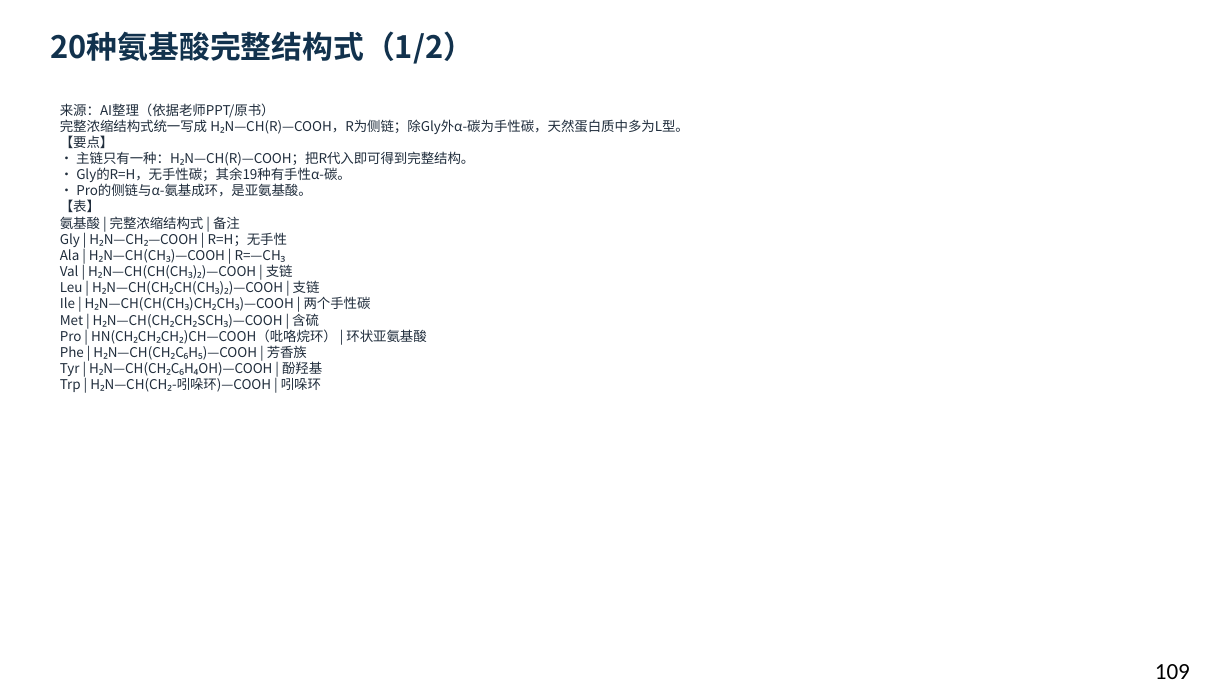
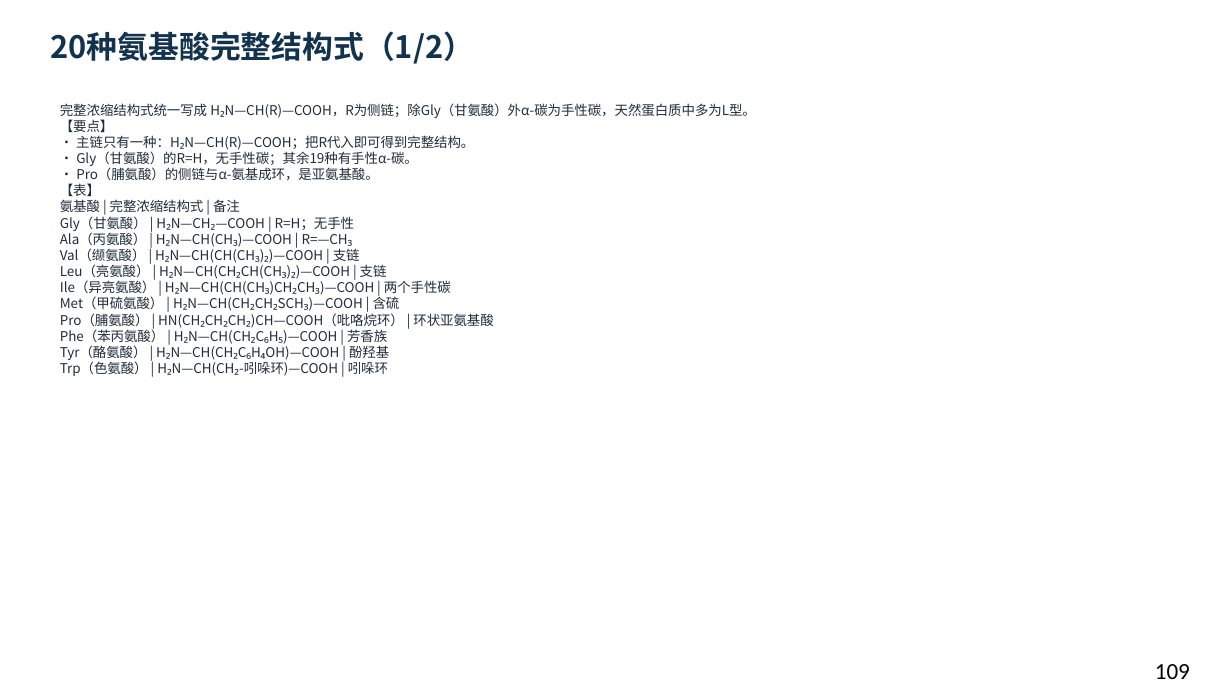
Before and after one commit to newkan-li/Biochemistry, a slide deck: slide 109 of downloads/bc02-ai-style.pptx. Drawn at 1232x693 pixels with LibreOffice and Linux fonts; fonts in the diff are those of the drawing. Boxes give left, top, right and bottom in pixels: in the first picture for what was removed or moved away, otherwise in the second. Text is boxed around its words. In the diff, an @@ line names an element or a change of style, - is before the commit and + after.

```diff
--- a/downloads/bc02-ai-style.pptx
+++ b/downloads/bc02-ai-style.pptx
@@ text at (x1=60, y1=103, x2=756, y2=376): text changed @@
-来源：AI整理（依据老师PPT/原书）
-完整浓缩结构式统一写成 H₂N—CH(R)—COOH，R为侧链；除Gly外α-碳为手性碳，天然蛋白质中多为L型。
-【要点】
-• 主链只有一种：H₂N—CH(R)—COOH；把R代入即可得到完整结构。
-• Gly的R=H，无手性碳；其余19种有手性α-碳。
-• Pro的侧链与α-氨基成环，是亚氨基酸。
-【表】
-氨基酸 | 完整浓缩结构式 | 备注
-Gly | H₂N—CH₂—COOH | R=H；无手性
-Ala | H₂N—CH(CH₃)—COOH | R=—CH₃
-Val | H₂N—CH(CH(CH₃)₂)—COOH | 支链
-Leu | H₂N—CH(CH₂CH(CH₃)₂)—COOH | 支链
-Ile | H₂N—CH(CH(CH₃)CH₂CH₃)—COOH | 两个手性碳
-Met | H₂N—CH(CH₂CH₂SCH₃)—COOH | 含硫
-Pro | HN(CH₂CH₂CH₂)CH—COOH（吡咯烷环） | 环状亚氨基酸
-Phe | H₂N—CH(CH₂C₆H₅)—COOH | 芳香族
-Tyr | H₂N—CH(CH₂C₆H₄OH)—COOH | 酚羟基
-Trp | H₂N—CH(CH₂-吲哚环)—COOH | 吲哚环
+完整浓缩结构式统一写成 H₂N—CH(R)—COOH，R为侧链；除Gly（甘氨酸）外α-碳为手性碳，天然蛋白质中多为L型。
+【要点】
+• 主链只有一种：H₂N—CH(R)—COOH；把R代入即可得到完整结构。
+• Gly（甘氨酸）的R=H，无手性碳；其余19种有手性α-碳。
+• Pro（脯氨酸）的侧链与α-氨基成环，是亚氨基酸。
+【表】
+氨基酸 | 完整浓缩结构式 | 备注
+Gly（甘氨酸） | H₂N—CH₂—COOH | R=H；无手性
+Ala（丙氨酸） | H₂N—CH(CH₃)—COOH | R=—CH₃
+Val（缬氨酸） | H₂N—CH(CH(CH₃)₂)—COOH | 支链
+Leu（亮氨酸） | H₂N—CH(CH₂CH(CH₃)₂)—COOH | 支链
+Ile（异亮氨酸） | H₂N—CH(CH(CH₃)CH₂CH₃)—COOH | 两个手性碳
+Met（甲硫氨酸） | H₂N—CH(CH₂CH₂SCH₃)—COOH | 含硫
+Pro（脯氨酸） | HN(CH₂CH₂CH₂)CH—COOH（吡咯烷环） | 环状亚氨基酸
+Phe（苯丙氨酸） | H₂N—CH(CH₂C₆H₅)—COOH | 芳香族
+Tyr（酪氨酸） | H₂N—CH(CH₂C₆H₄OH)—COOH | 酚羟基
+Trp（色氨酸） | H₂N—CH(CH₂-吲哚环)—COOH | 吲哚环
```
Also in this commit, not shown: 150 other slides changed, 3 other files.
